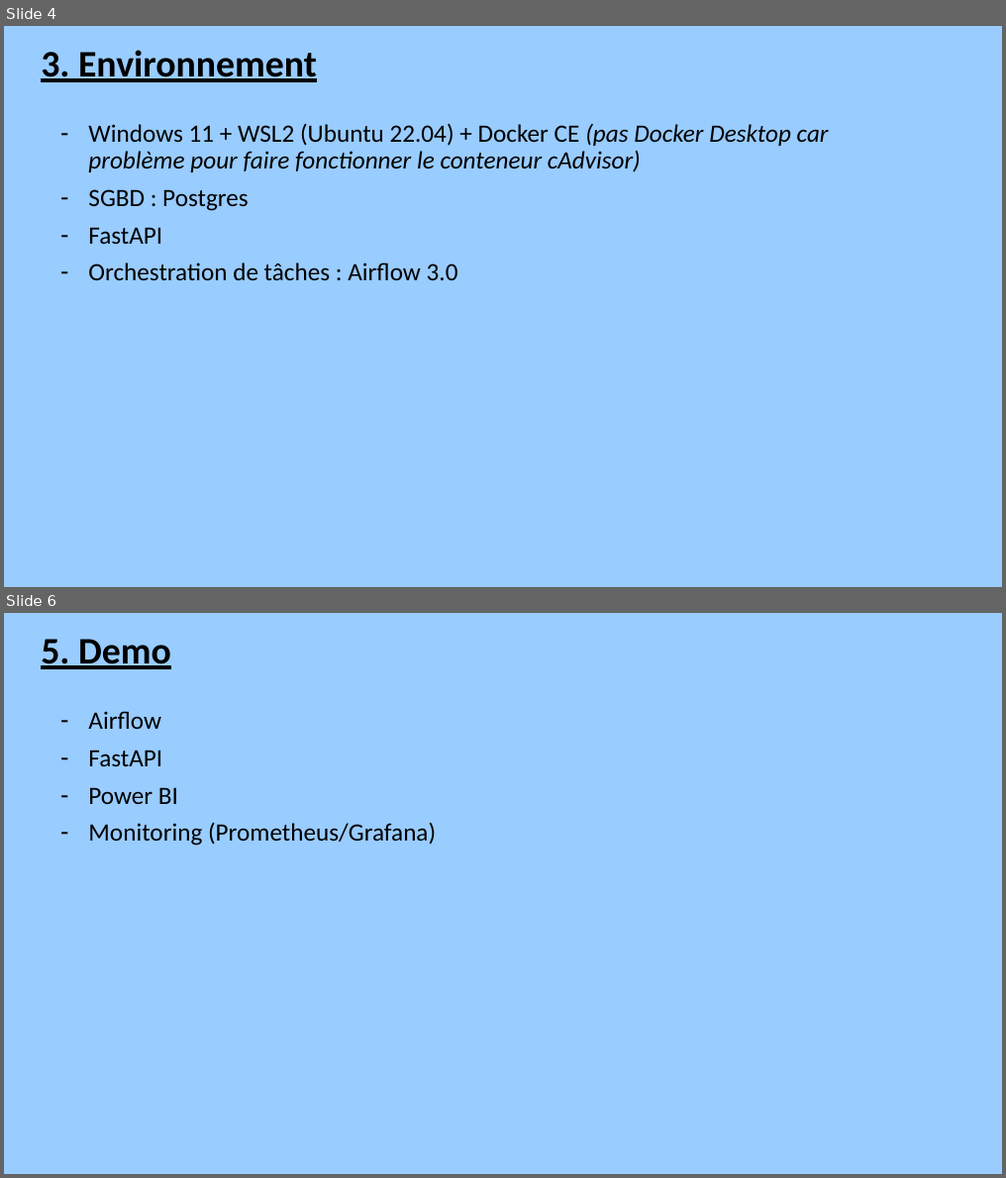
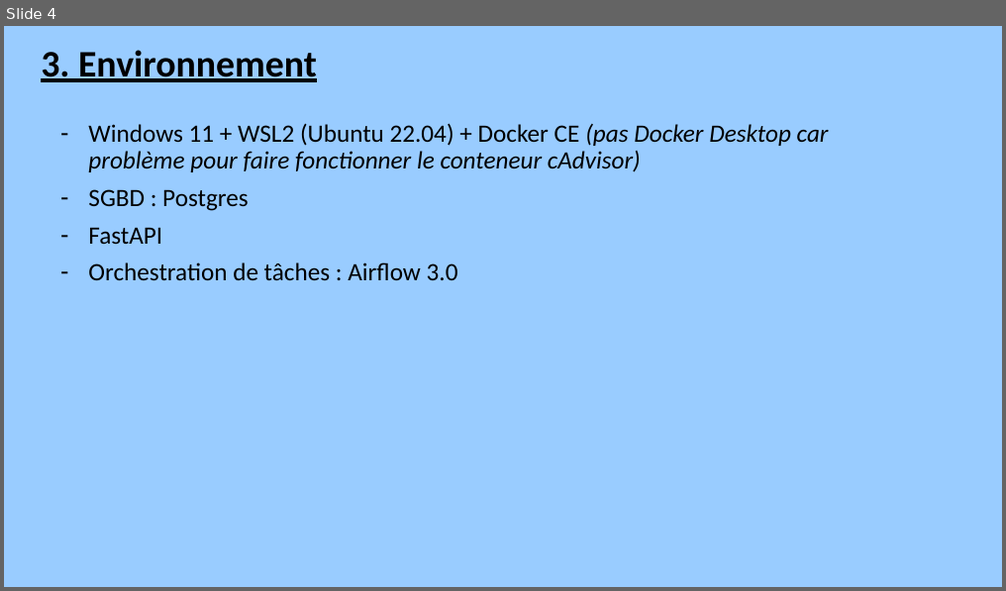
Before and after one commit to vimchun/Job-Market-in-France, a slide deck: powerpoint/slides_soutenance.pptx. Shown one above the other, each under a label of ours: slides 4 and 6 before the commit, slide 4 after it; the slides between them are not shown. The pictures are 1006x1178 and 1006x591 pixels, drawn with LibreOffice and Linux fonts; fonts in the diff are those of the drawing. Boxes give left, top, right and bottom in pixels: in the first picture for what was removed or moved away, otherwise in the second. Text is boxed around its words. In the diff, an @@ line names an element or a change of style, - is before the commit and + after.

```diff
--- a/powerpoint/slides_soutenance.pptx
+++ b/powerpoint/slides_soutenance.pptx
@@ slide 6 removed at [4, 613, 1002, 1174], background #99CCFF @@
@@ text removed at [41, 639, 171, 669] @@
-5. Demo
@@ subtitle removed at [88, 711, 436, 846] @@
-– Airflow
-– FastAPI
-– Power BI
-– Monitoring (Prometheus/Grafana)
```
Also in this commit, not shown: 6 slides changed, 3 slides added, 2 other slides removed.
